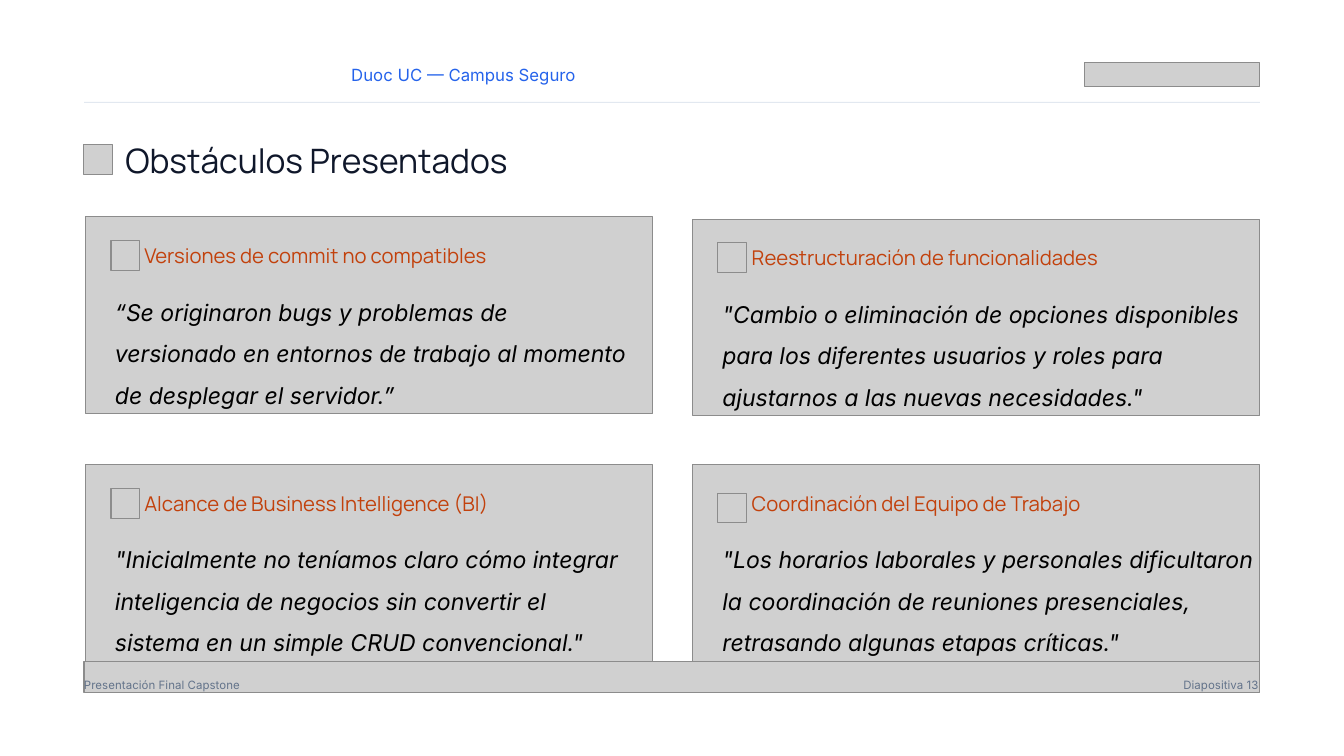
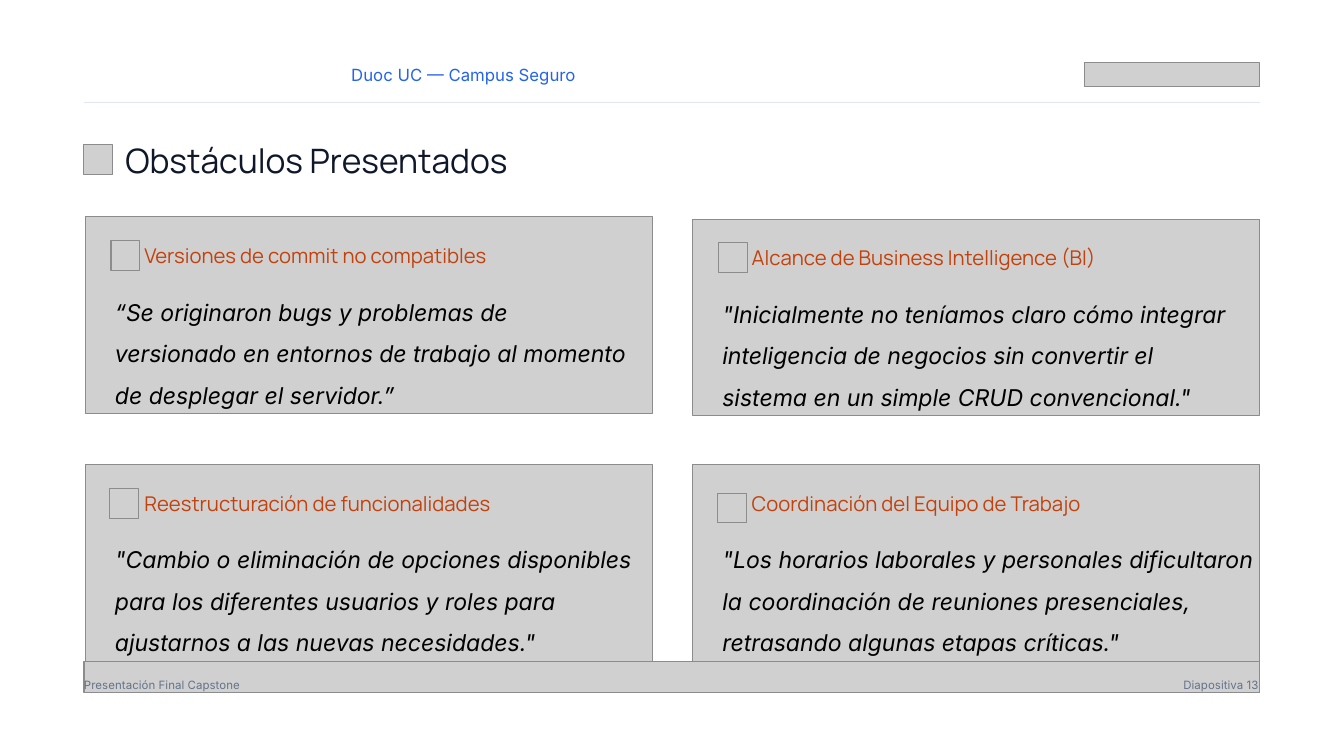
Before and after one commit to jordanrj1/Proyecto-CampuSeguro-, a slide deck: slide 16 of Fase 2/Evidencias Grupales/Proyecto Campus Seguro - Presentación Capstone (1).pptx. Drawn at 1344x756 pixels with LibreOffice and Linux fonts; fonts in the diff are those of the drawing; grey boxes stand for pictures; background and template pictures are left out. Boxes give left, top, right and bottom in pixels: in the first picture for what was removed or moved away, otherwise in the second. Text is boxed around its words. In the diff, an @@ line names an element or a change of style, - is before the commit and + after.

```diff
--- a/Fase 2/Evidencias Grupales/Proyecto Campus Seguro - Presentación Capstone (1).pptx
+++ b/Fase 2/Evidencias Grupales/Proyecto Campus Seguro - Presentación Capstone (1).pptx
@@ 2 texts, 1 picture: place and size @@
-2 texts, 1 picture at [111, 488, 618, 656]
+2 texts, 1 picture at [719, 242, 1225, 411]
@@ 2 texts, 1 picture: place and size @@
-2 texts, 1 picture at [718, 242, 1239, 411]
+2 texts, 1 picture at [110, 488, 631, 656]
```
Also in this commit, not shown: 1 other slide changed.
